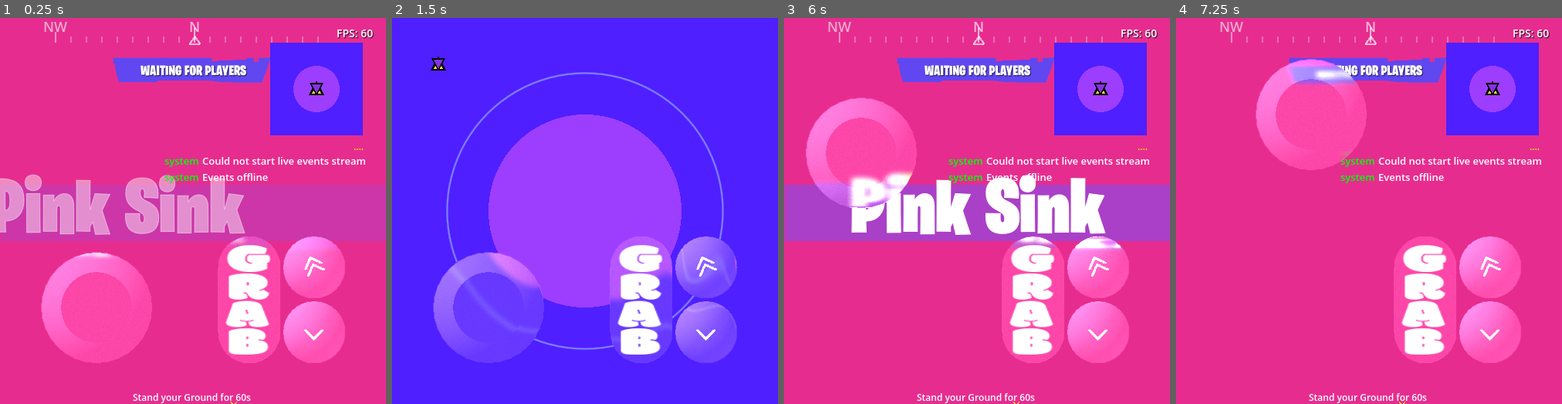
Above: before the commit, frames 1-4 (left to right).
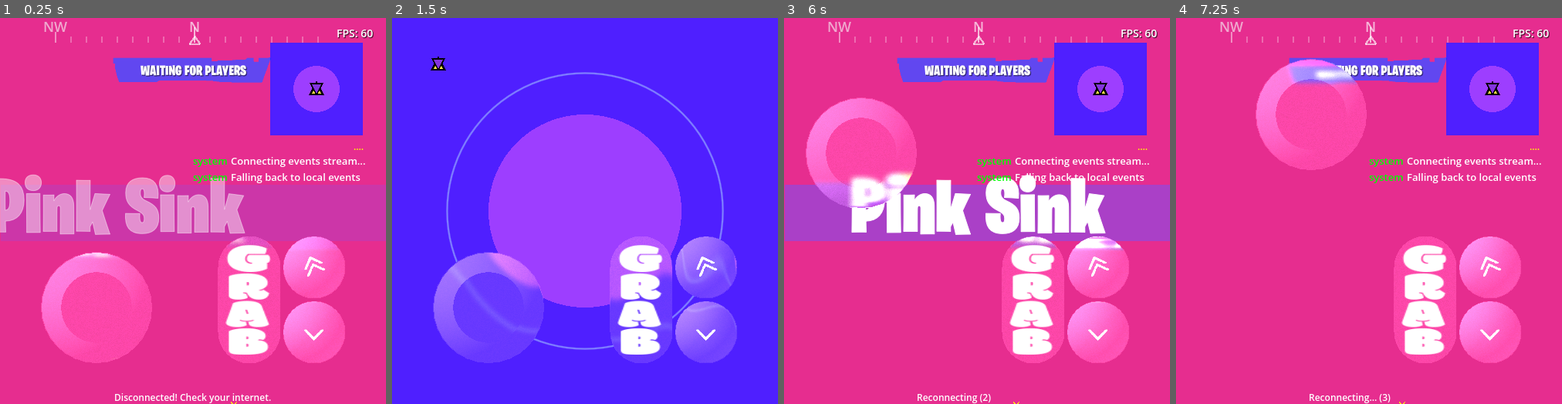
Above: after the commit, the same moments.

Repository: tobiawolaju/WorldOfNads
Game: Godot game, scene res://scenes/gameplay.tscn
The game is run twice, just before and just after one commit, with the same random seed, the same clock (stepped at 60 frames per second) and the same inputs. This scene is started directly instead of the project's main scene.
Inputs (mouse positions are in pixels of both pictures, inside the frame that each line leads up to):
- Up to frame 1 (0.25 s): no input
- Up to frame 2 (1.5 s): tap Enter (pickup) at 0.5 s; drag from (708, 87) to (623, 126) at 0.52 s; click (488, 307) at 1.27 s
- Up to frame 3 (6 s): tap Space (jump) at 2, 4.52, 5 s; drag from (899, 230) to (957, 288) at 2.02 s; move the mouse to (1015, 126) at 2.77 s; hold Right (move_right) 2.78-3.5 s; tap F at 2.85 s; tap Enter (pickup) at 3.5 s; drag from (957, 288) to (861, 153) at 3.52 s; move the mouse to (1092, 268) at 4.27 s; hold Left (move_left) 4.28-5 s; tap T at 4.35 s; drag from (861, 153) to (919, 114) at 5.02 s; move the mouse to (996, 211) at 5.77 s; hold Down (move_back) from 5.78 s (still down); tap Shift (slide) at 5.85 s; click (996, 211) at 5.92 s
- Up to frame 4 (7.25 s): release Down (move_back) at 6.5 s; drag from (1311, 114) to (1291, 230) at 6.52 s

The runs differ from the first frame. In frame 1, 1.6% of the frame differs, in the area x 29-95%, y 36-100%; in frame 2, nothing differs; in frame 3, 1.4%; in frame 4, 1.5%.

Commit message:
tweak(smog): shift smoke to a yellow-ish green

Diff:
--- a/godot/scripts/effects/smoke_cloud.gd
+++ b/godot/scripts/effects/smoke_cloud.gd
@@ -18,7 +18,7 @@
 const FADE_OUT: float = 1.4
 const PARTICLE_AMOUNT: int = 24
 const PARTICLE_LIFETIME: float = 2.6
-const SMOKE_COLOR := Color(0.45, 0.8, 0.4)
+const SMOKE_COLOR := Color(0.62, 0.82, 0.32)
 
 ## Soft round puff sprite, built once and shared by every cloud instance.
 static var _puff_texture: ImageTexture = null
